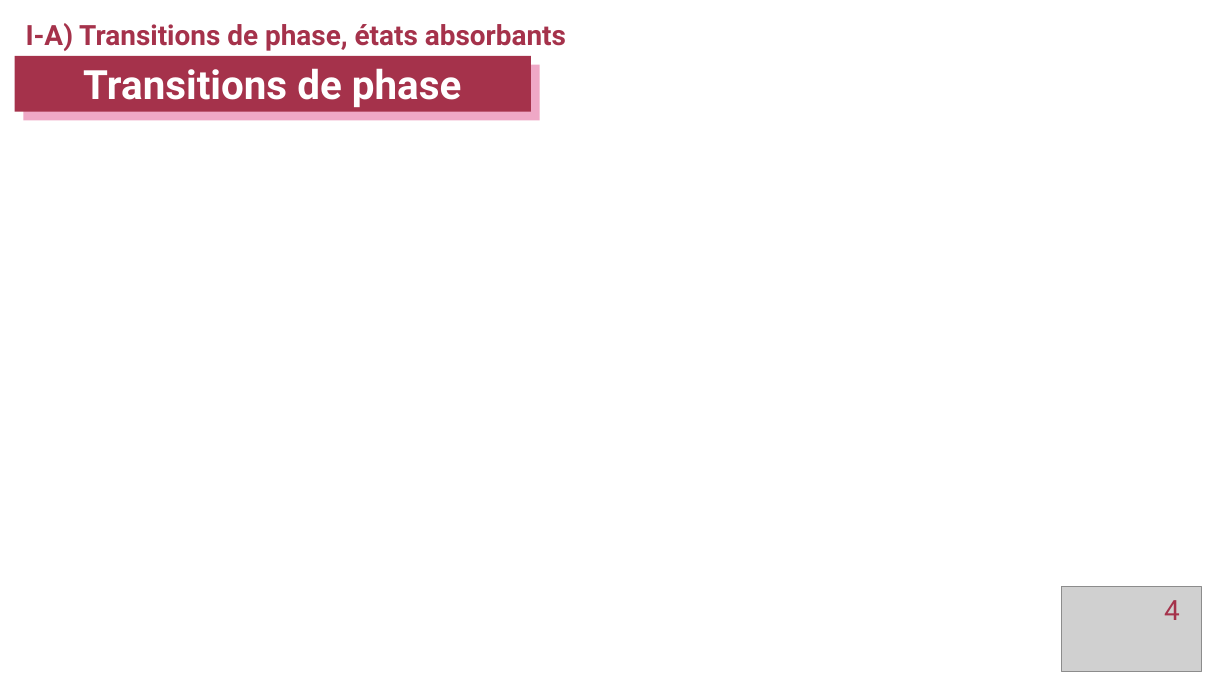
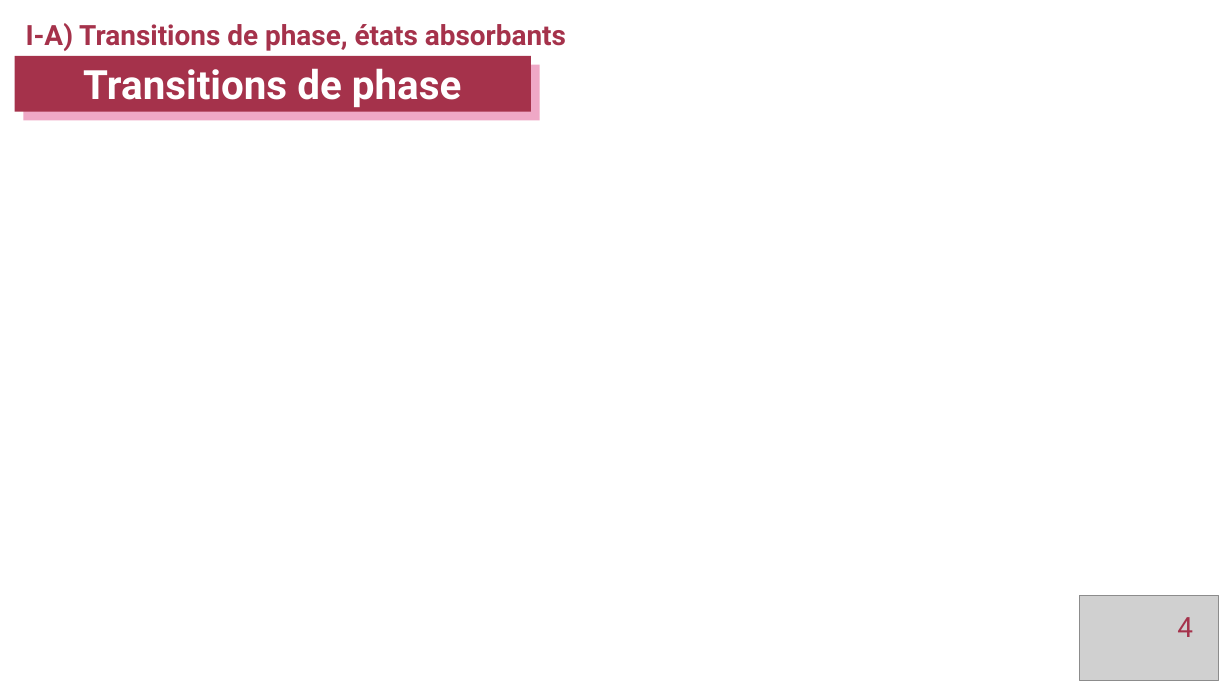
Before and after one commit to tjocteur/these, a slide deck: slide 4 of Soutenance/Soutenance_Jocteur.odp. Drawn at 1232x693 pixels with LibreOffice and Linux fonts; fonts in the diff are those of the drawing; grey boxes stand for pictures. Boxes give left, top, right and bottom in pixels: in the first picture for what was removed or moved away, otherwise in the second. Text is boxed around its words. In the diff, an @@ line names an element or a change of style, - is before the commit and + after.

```diff
--- a/Soutenance/Soutenance_Jocteur.odp
+++ b/Soutenance/Soutenance_Jocteur.odp
@@ picture: place and size @@
-picture at box(1062, 587, 1202, 672)
+picture at box(1080, 596, 1220, 681)
@@ page number: place and size @@
-page number at box(1164, 600, 1180, 620)
+page number at box(1177, 617, 1193, 637)
```
Also in this commit, not shown: 3 slides added, 6 other files.
